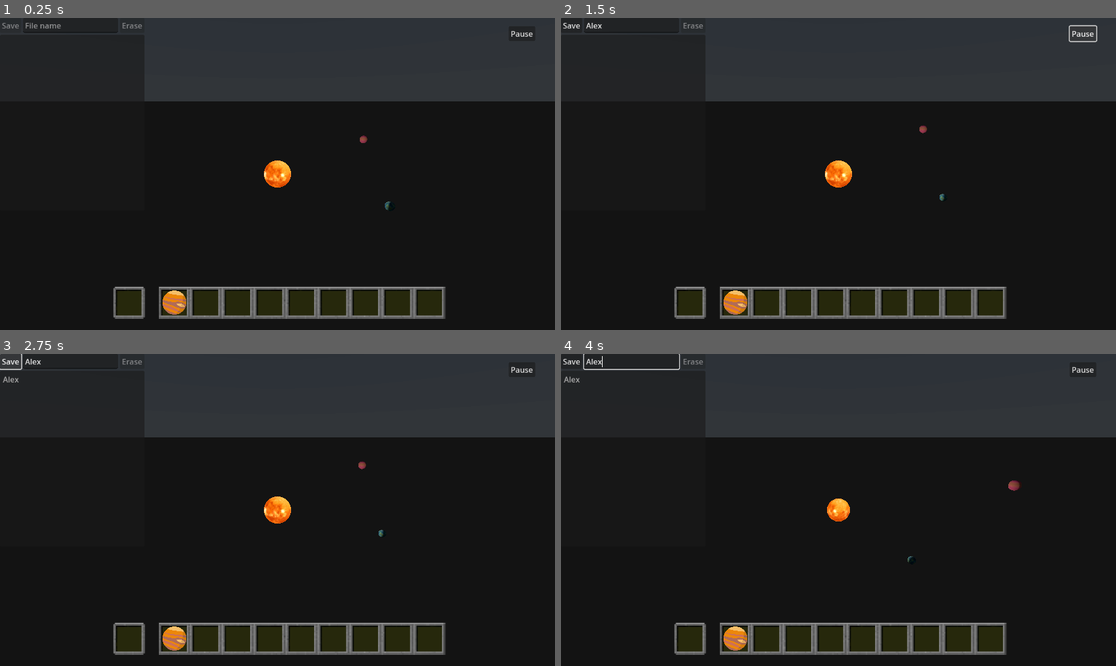
Above: before the commit, frames 1-4 (two rows, left to right).
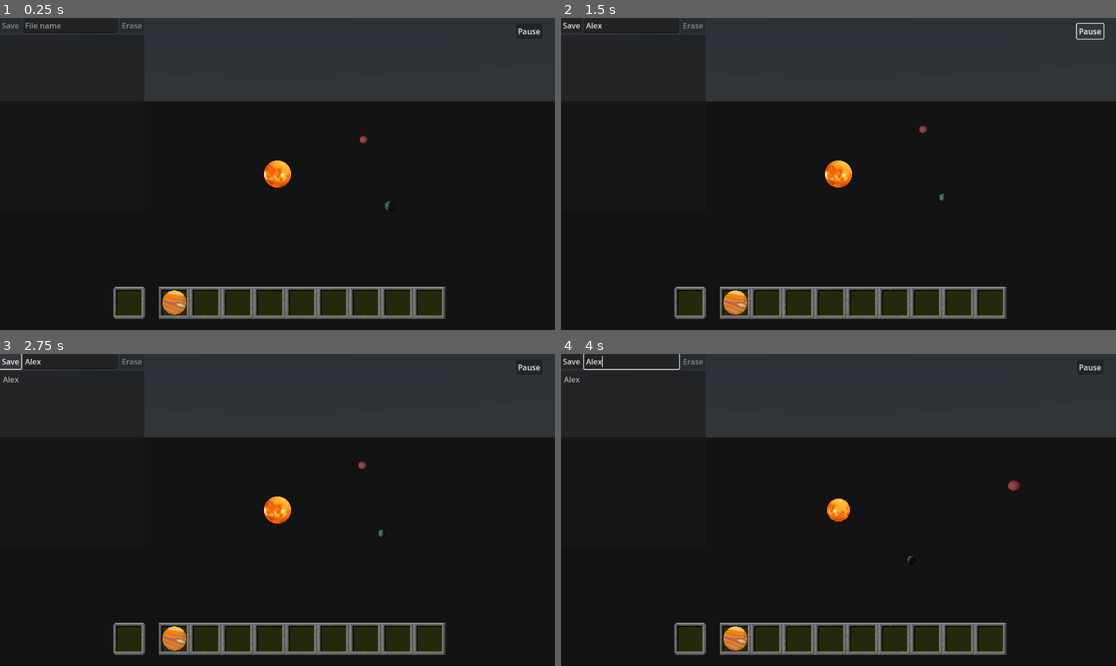
Above: after the commit, the same moments.

Repository: canhotuctor/skylab
Game: Godot game, scene res://gravity_test.tscn
The game is run twice, just before and just after one commit, with the same random seed, the same clock (stepped at 60 frames per second) and the same inputs. A sky picture missing from this copy of the repository is replaced by a grey-blue gradient.
Inputs (mouse positions are in pixels of both pictures, inside the frame that each line leads up to):
- Up to frame 1 (0.25 s): no input
- Up to frame 2 (1.5 s): click (633, 24) at 0.52 s; type "Alex" at 0.6 s; click "Pause" at 1.25 s
- Up to frame 3 (2.75 s): click "Save" at 2 s
- Up to frame 4 (4 s): move the mouse to (960, 494) at 2.77 s; hold Right (ui_right) 2.78-3.5 s; tap Mouse wheel down (scroll_down) at 2.85 s; click (960, 494) at 2.92 s; drag from (727, 525) to (810, 572) at 3.52 s

The runs differ from the first frame. In frame 1, less than 0.1% of the frame differs, in the area x 92-98%, y 3-7%; in frame 2, 0.2%, in the area x 91-98%, y 1-8%; in frame 3, less than 0.1%; in frame 4, less than 0.1%.

Commit message:
Fixed pause button anchors and added export presets

Diff:
--- a/gravity_test.tscn
+++ b/gravity_test.tscn
@@ -106,17 +106,24 @@
 [node name="AnalyticPause" type="Control" parent="CanvasLayer"]
 process_mode = 3
 layout_mode = 3
-anchors_preset = 0
-offset_right = 40.0
+anchors_preset = 1
+anchor_left = 1.0
+anchor_right = 1.0
+offset_left = -40.0
 offset_bottom = 40.0
+grow_horizontal = 0
 script = ExtResource("10_w81p2")
 
 [node name="Pause Button" type="Button" parent="CanvasLayer/AnalyticPause"]
-layout_mode = 0
-offset_left = 1056.0
-offset_top = 17.0
-offset_right = 1111.0
-offset_bottom = 48.0
+layout_mode = 1
+anchors_preset = 1
+anchor_left = 1.0
+anchor_right = 1.0
+offset_left = -81.0
+offset_top = 12.0
+offset_right = -26.0
+offset_bottom = 43.0
+grow_horizontal = 0
 text = "Pause"
 
 [node name="SaveAndLoad" parent="CanvasLayer" instance=ExtResource("11_1rkaj")]
Not shown, added: export_presets.cfg
Not shown: 1 places in gravity_test.tscn that only renumber resources
